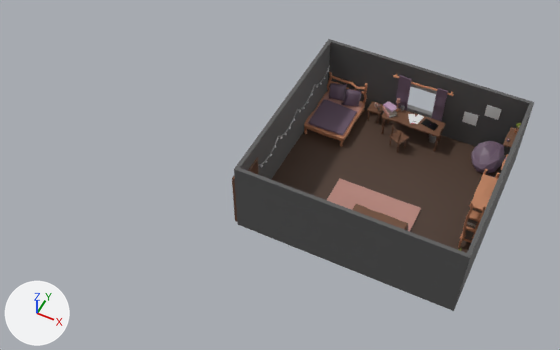
The FBX model Assets/Blender/room_norah_correctScale.fbx: old version first, new version second.
Both versions are drawn from a camera (50 mm lens) standing at (9.4, -32.3, 40.8) and looking at (-6.6, -0.3, 0.8). The lights are fixed; the arrows at lower left show +X, +Y and +Z. Where no turn or scale is listed for an object, it has been applied to the vertices.

The older version as bpy lines, for what is in view:
```python
me_cube_001 = bpy.data.meshes.new('Cube.001')
me_cube_001.from_pydata(...)  # 42 vertices, 30 faces; spans x -7.5..7.5, y -7.1..7.1, z -0.1..5.4
# faces by material slot: [29, 1]
me_cube_001.materials.append(mat_grey_slightly_darker)  # dark grey #5b5b5b
me_cube_001.materials.append(mat_floor)  # brown #503d31
me_cube_010 = bpy.data.meshes.new('Cube.010')
me_cube_010.from_pydata(...)  # 226 vertices, 224 faces; spans x -1.63..1.62, y -2.11..2.22, z -0.2..0.23
# faces by material slot: [172, 52]
me_cube_010.materials.append(mat_brown)  # orange #c28461
me_cube_010.materials.append(mat_very_light_pink)  # pink #bc8a80
me_cube_029 = bpy.data.meshes.new('Cube.029')
me_cube_029.from_pydata(...)  # 120 vertices, 114 faces; spans x -1.82..1.81, y -0.62..0.76, z -2.28..2.31
me_cube_029.materials.append(mat_dark_brown)  # brown #704d38
ob_bed = bpy.data.objects.new('Bed', me_cube_010)
ob_bed.location = (-5.62, 6.87, 0.75)
ob_cabinet = bpy.data.objects.new('Cabinet', me_cube_029)
ob_cabinet.location = (1.69, -3.9, 2.26)
ob_room_1 = bpy.data.objects.new('Room_1', me_cube_001)
ob_room_1.location = (0.0, 2.32, 0.0)
# also in view: 'Shelf' at (6.7, 1.5, 2.2); 'Table' at (0.0, 8.1, 1.7); 'Rug' at (0.0, 0.0, 0.1); 'Blanket' at (-5.6, 6.4, 1.1); 'Seat_Thingy' at (5.7, 7.8, 1.0)
```
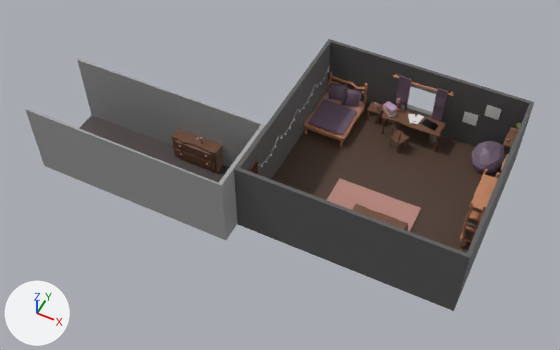
The newer file is also rescaled (x0.5), turned or shifted as a whole; pictures and numbers use the older file's frame.

Pixel boxes [x1, y1, x2, y2] of what changed, in the pictures (560 x 350 px):
'Hallway', added: after [26, 59, 266, 240]
    faces in mat_light_grey (grey #a4a4a4): [26, 59, 266, 240]
    faces in mat_material_003 (dark grey #4e4545): [79, 115, 230, 183]
'Dresser', added (brown): after [172, 129, 224, 173]

The change in detail:
Material 'Light_Grey' (mat_light_grey) is new.
Its base color is (0.369, 0.369, 0.369) (grey #a4a4a4).
Material 'Material.003' (mat_material_003) is new.
Its base color is (0.0756, 0.0602, 0.0595) (dark grey #4e4545).
Mesh me_cube_040 is new.
It has 32 vertices, 24 faces and spans x -7.41..7.41, y -2.91..2.91, z -2.75..2.75.
Faces by material slot: [23, 1].
It uses material mat_light_grey (grey #a4a4a4).
It uses material mat_material_003 (dark grey #4e4545).
Mesh me_cube_064 is new.
It has 123 vertices, 108 faces and spans x -1.79..1.8, y -0.55..0.45, z -1.07..1.02.
It uses material mat_dark_brown (brown #704d38).
Object 'Hallway' (ob_hallway) is new; it shows me_cube_040.
Its location is (-14.94, -3.39, 2.67).
Object 'Dresser' (ob_dresser) is new; it shows me_cube_064.
Its location is (-12.69, -1.01, 1.06).
